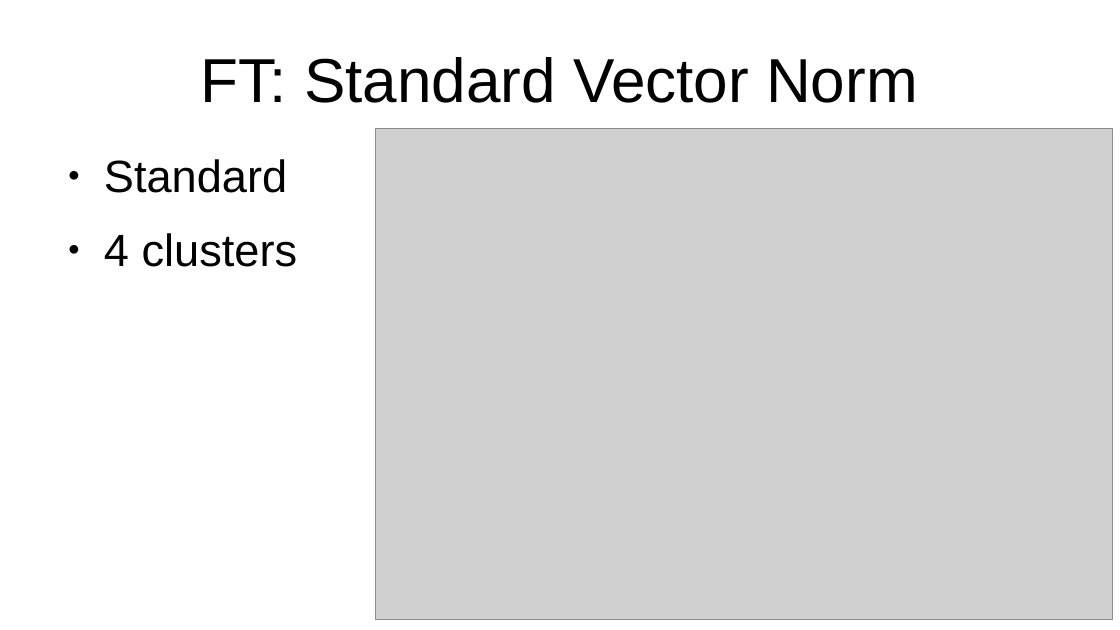
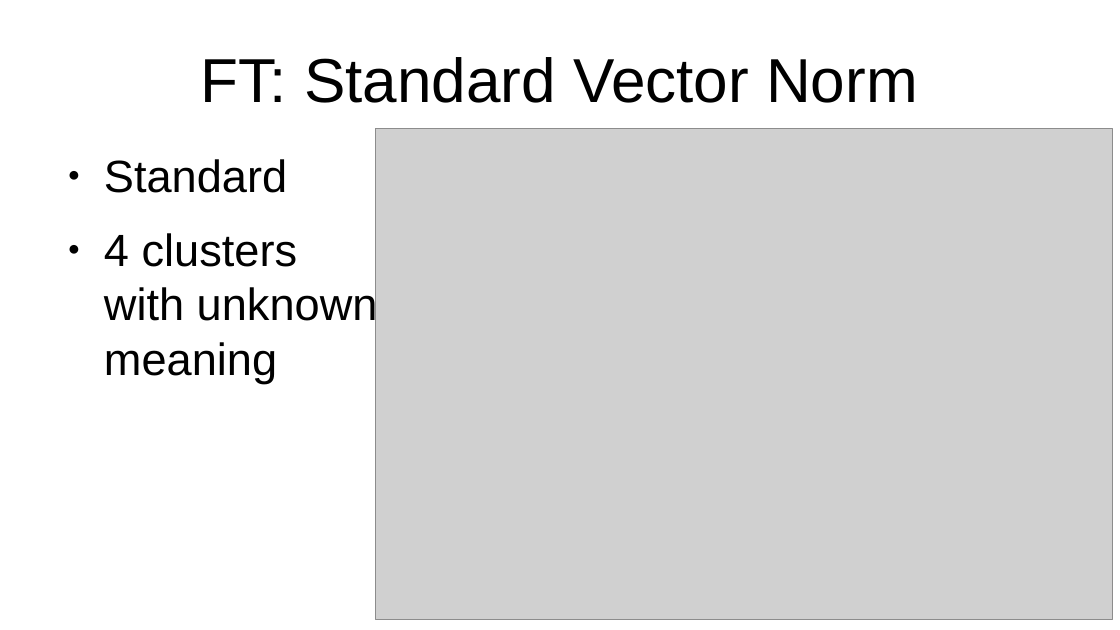
Before and after one commit to vackosar/fasttext-vector-norms-and-oov-words, a slide deck: slide 6 of presentation.odp. Drawn at 1120x630 pixels with LibreOffice and Linux fonts; fonts in the diff are those of the drawing; grey boxes stand for pictures. Boxes give left, top, right and bottom in pixels: in the first picture for what was removed or moved away, otherwise in the second. Text is boxed around its words. In the diff, an @@ line names an element or a change of style, - is before the commit and + after.

```diff
--- a/presentation.odp
+++ b/presentation.odp
@@ text at (104,233,378,383): text changed @@
-● 4 clusters
+● 4 clusters with unknown meaning
```
Also in this commit, not shown: 1 other slide changed, 2 slides added.
